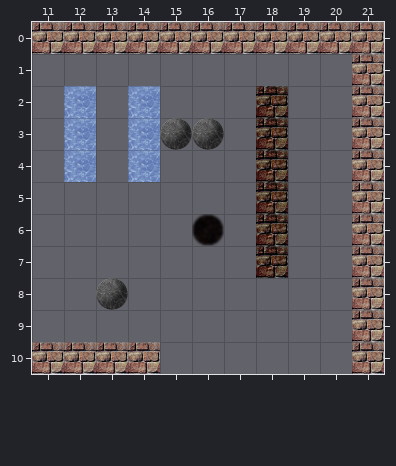
Tiled map -- Clockwise/assets/top-right.tmx. Above is the file before it was changed.
Cells are 32x32 px. Shown: x 11..21, y 0..10. Tiles whose own drawing changed are shown in their newer look in all pictures.
After:
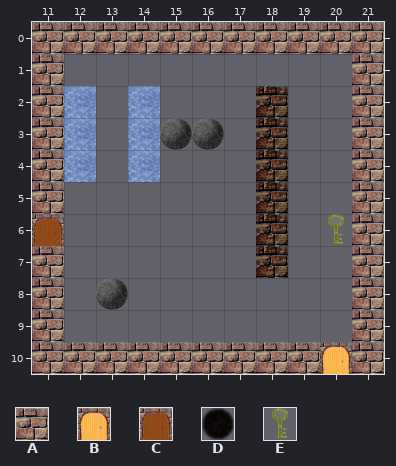
Key: from "tiles": A 0, B 2, C 3, D 5, E 9.
_ is an empty cell.
See-through tiles are keyed as they look on the map.
From old to new:
Layer "Tile Layer 1":
The author put tile A in rows 1 to 5 at x 11; in rows 7 to 9 at x 11; in row 10 at x 15 to 19.
The author put tile B in row 10 at x 20.
The author put tile C in row 6 at x 11.
The author put tile E in row 6 at x 20.
Tile D is gone in row 6 at x 16.
Boxes around the changes in both pictures, in picture pixels (x1, y1, x2, y2):
added: (32, 54, 64, 342)
removed: (192, 214, 224, 246)
added: (328, 214, 344, 244)
added: (160, 342, 352, 374)
